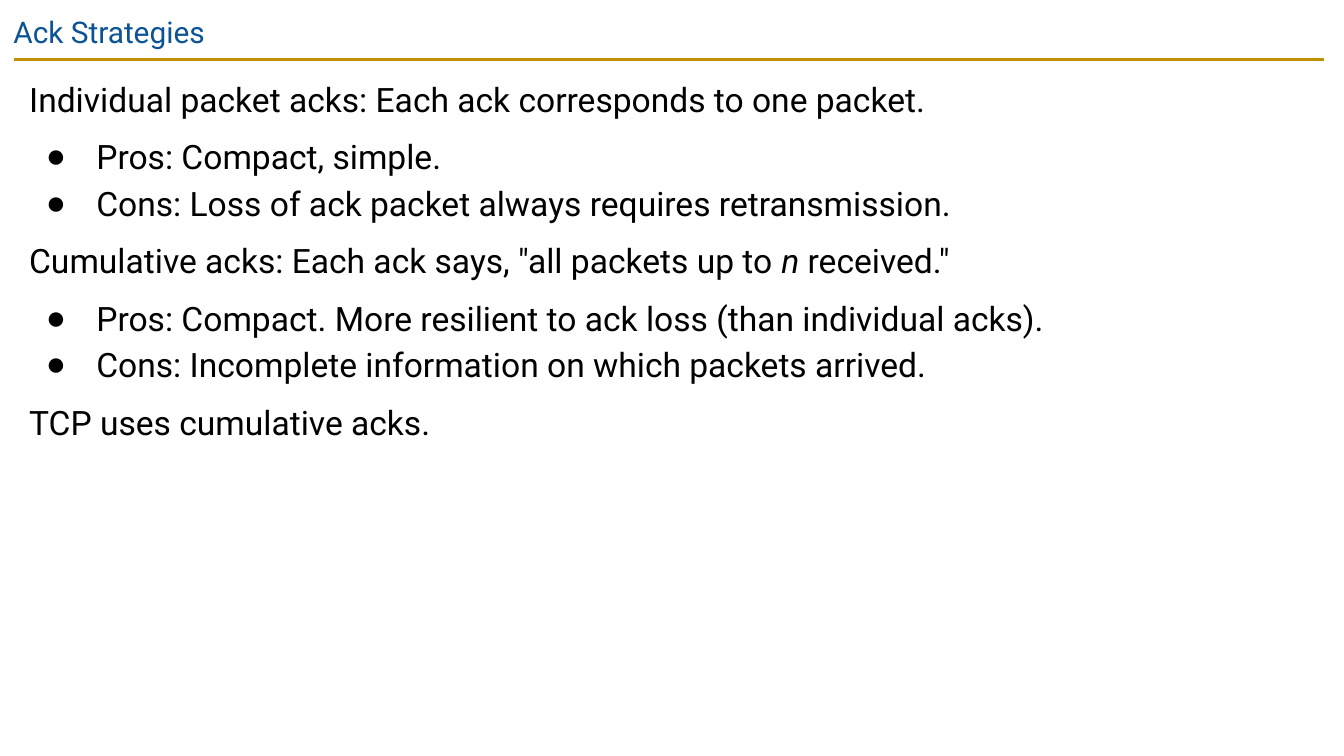
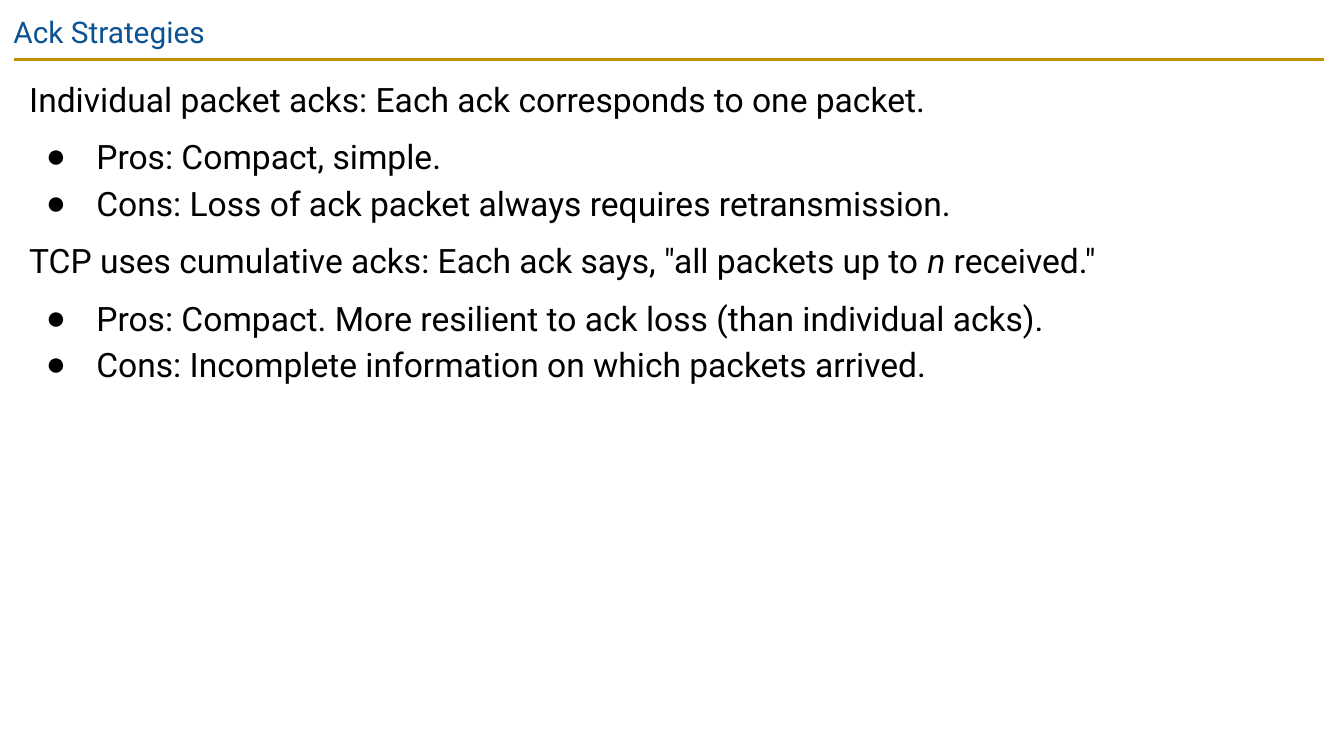
Before and after one commit to guhofstra/CSC175Sp26, a slide deck: slide 55 of PPTs/Lecture 10 - Reliability.pptx (slide 54 before the commit). Drawn at 1344x756 pixels with LibreOffice and Linux fonts; fonts in the diff are those of the drawing. Boxes give left, top, right and bottom in pixels: in the first picture for what was removed or moved away, otherwise in the second. Text is boxed around its words. In the diff, an @@ line names an element or a change of style, - is before the commit and + after.

```diff
--- a/PPTs/Lecture 10 - Reliability.pptx
+++ b/PPTs/Lecture 10 - Reliability.pptx
@@ text at [29, 247, 1096, 280]: text changed @@
-Cumulative acks: Each ack says, "all packets up to n received."
+TCP uses cumulative acks: Each ack says, "all packets up to n received."
@@ text at [29, 409, 430, 436]: paragraph removed @@
-TCP uses cumulative acks.
```
Also in this commit, not shown: 9 other slides changed, 1 slide added, 2 slides removed, 30 other files.
